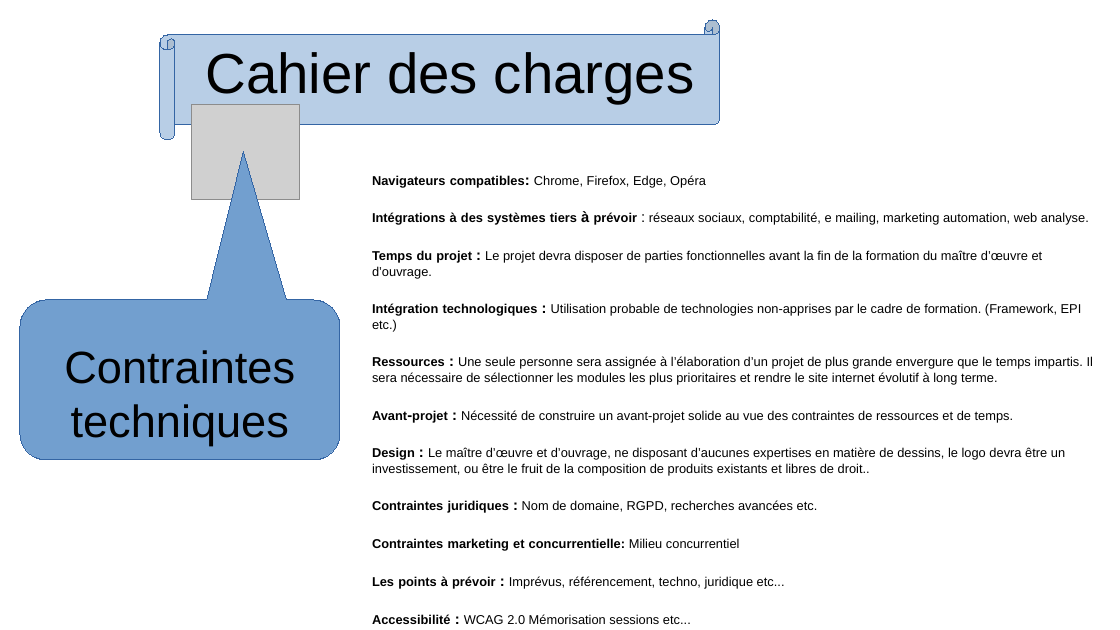
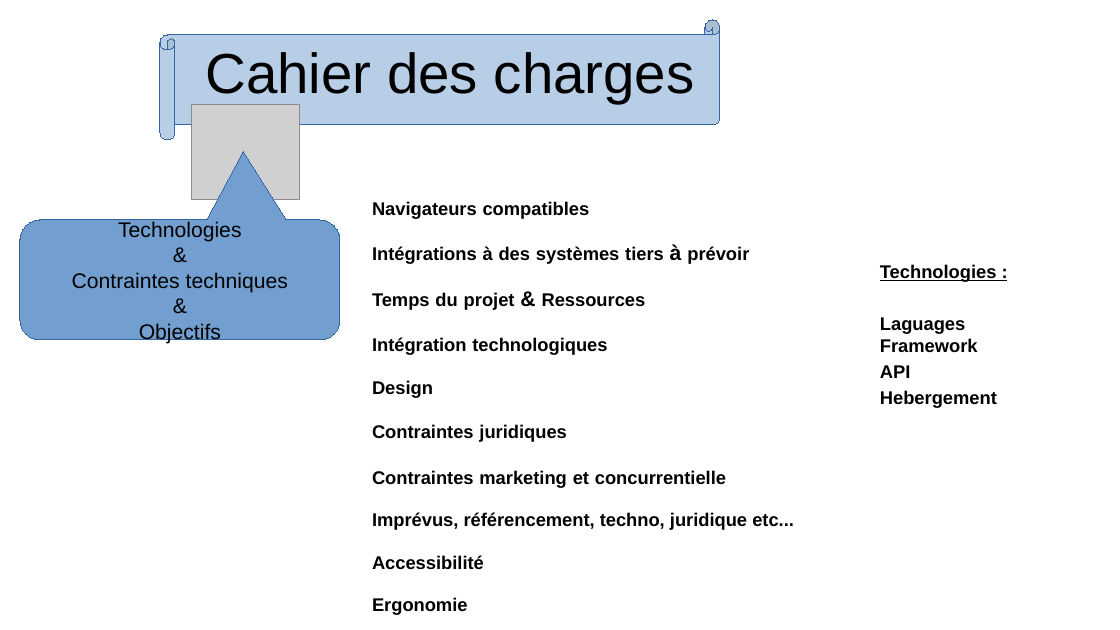
Before and after one commit to theo2b90/git-rea, a slide deck: slide 3 of ORAL.odp. Drawn at 1120x630 pixels with LibreOffice and Linux fonts; fonts in the diff are those of the drawing; grey boxes stand for pictures. Boxes give left, top, right and bottom in pixels: in the first picture for what was removed or moved away, otherwise in the second. Text is boxed around its words. In the diff, an @@ line names an element or a change of style, - is before the commit and + after.

```diff
--- a/ORAL.odp
+++ b/ORAL.odp
@@ text "Navigateurs compatibles" at (372, 201, 794, 614): size 9.1 to 13 pt in "Solidité du site" @@
@@ text at (372, 201, 794, 614): text changed; size 9.1 to 13 pt; bold on @@
-Navigateurs compatibles: Chrome, Firefox, Edge, Opéra
-Intégrations à des systèmes tiers à prévoir : réseaux sociaux, comptabilité, e mailing, marketing automation, web analyse.
-Temps du projet : Le projet devra disposer de parties fonctionnelles avant la fin de la formation du maître d’œuvre et d’ouvrage.
-Intégration technologiques : Utilisation probable de technologies non-apprises par le cadre de formation. (Framework, EPI etc.)
-Ressources : Une seule personne sera assignée à l’élaboration d’un projet de plus grande envergure que le temps impartis. Il sera nécessaire de sélectionner les modules les plus prioritaires et rendre le site internet évolutif à long terme.
-Avant-projet : Nécessité de construire un avant-projet solide au vue des contraintes de ressources et de temps.
-Design : Le maître d’œuvre et d’ouvrage, ne disposant d’aucunes expertises en matière de dessins, le logo devra être un investissement, ou être le fruit de la composition de produits existants et libres de droit..
-Contraintes juridiques : Nom de domaine, RGPD, recherches avancées etc.
-Contraintes marketing et concurrentielle: Milieu concurrentiel
-Les points à prévoir : Imprévus, référencement, techno, juridique etc...
-Accessibilité : WCAG 2.0 Mémorisation sessions etc...
-Ergonomie : Une hiérarchie visuelle des éléments, Un accès en 3 clics, instinctif et réactif
+Navigateurs compatibles
+Intégrations à des systèmes tiers à prévoir
+Temps du projet & Ressources
+Intégration technologiques
+Design
+Contraintes juridiques
+Contraintes marketing et concurrentielle
+Imprévus, référencement, techno, juridique etc...
+Accessibilité
+Ergonomie
@@ rounded speech box "Technologies": place and size @@
-rounded speech box "Technologies" at (20, 300, 340, 459)
+rounded speech box "Technologies" at (20, 221, 340, 340)
@@ rounded speech box "Technologies" at (20, 221, 340, 340): proportions changed @@
@@ text in rounded speech box at (118, 221, 241, 242): paragraphs added @@
+Technologies
+&
@@ text added at (880, 264, 997, 408), 13 pt, text #000000, bold @@
+Technologies :
+Laguages
+Framework
+API
+Hebergement
@@ text in rounded speech box at (72, 272, 288, 293): size 32 to 15 pt in "Contraintes techniques" @@
@@ text in rounded speech box at (139, 323, 221, 344): paragraphs added @@
+&
+Objectifs
```
Also in this commit, not shown: 4 other slides changed, 3 slides added, 1 slide removed, 1 other file.
